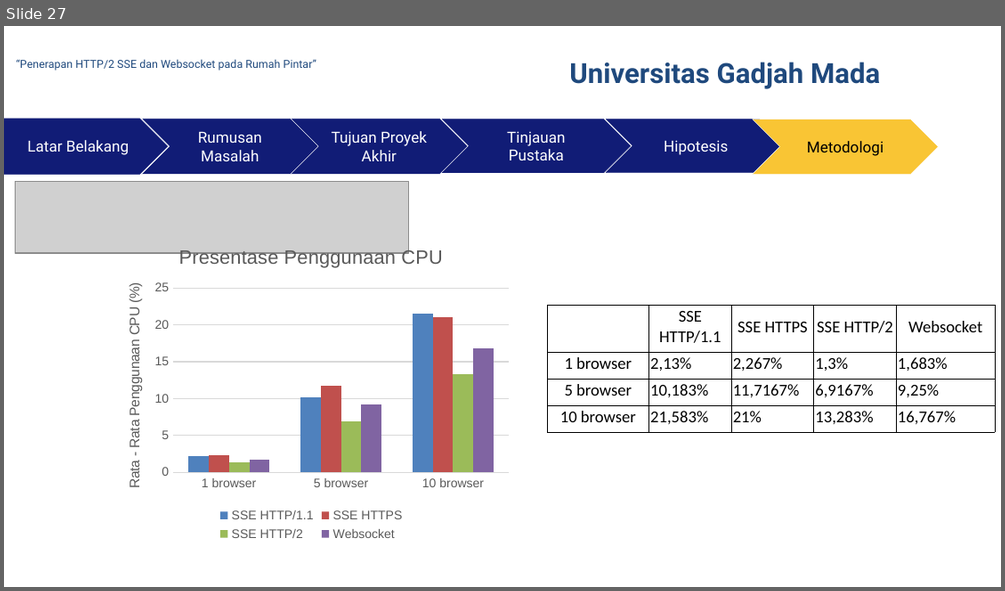
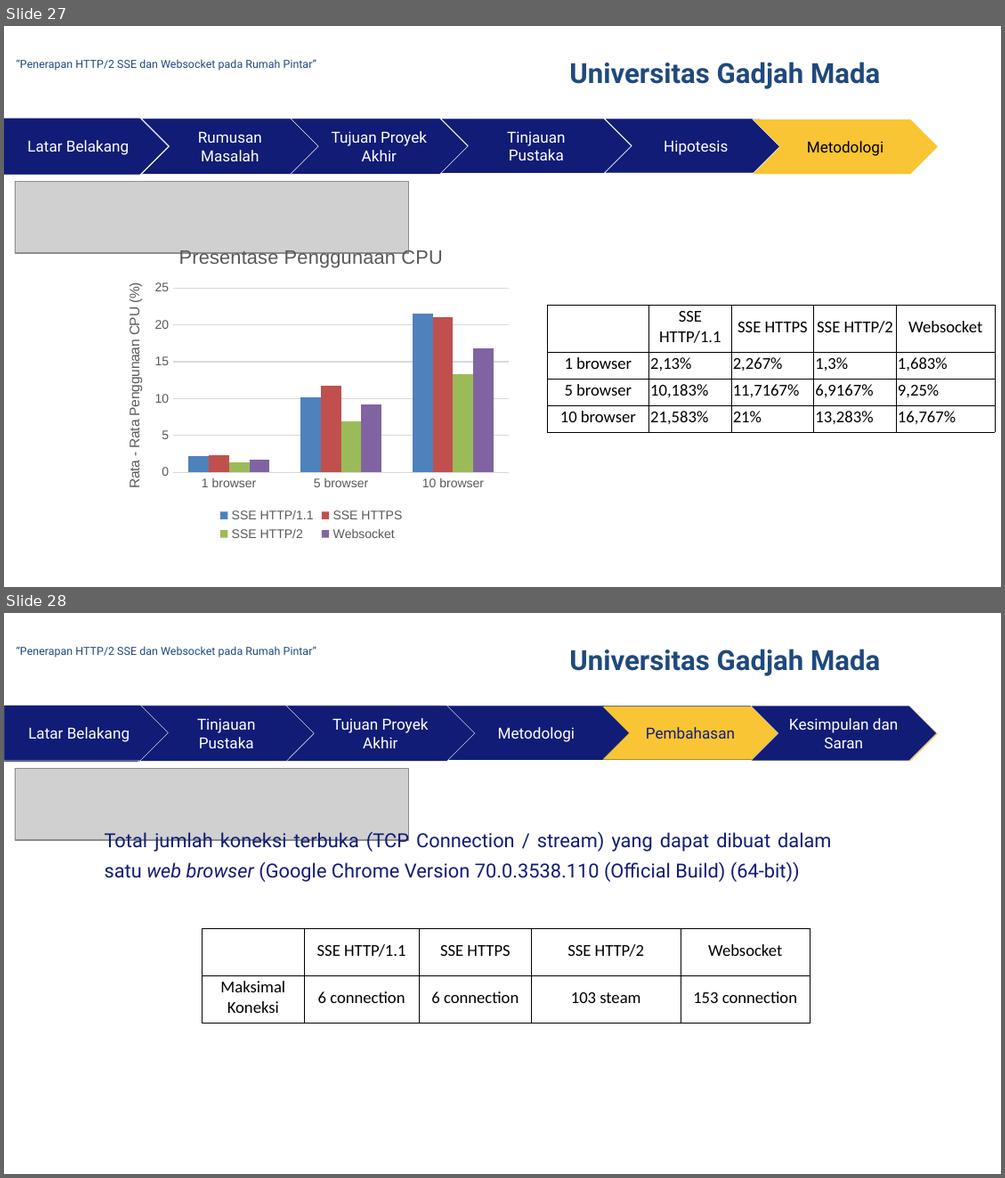
Before and after one commit to rusminto/ws_sse, a slide deck: berkas/ppt muham.pptx. Shown one above the other, each under a label of ours: slide 27 before the commit, slides 27 and 28 after it. The pictures are 1005x591 and 1005x1178 pixels, drawn with LibreOffice and Linux fonts; fonts in the diff are those of the drawing; grey boxes stand for pictures; background and template pictures are left out. Boxes give left, top, right and bottom in pixels: in the first picture for what was removed or moved away, otherwise in the second. Text is boxed around its words. In the diff, an @@ line names an element or a change of style, - is before the commit and + after.

```diff
--- a/berkas/ppt muham.pptx
+++ b/berkas/ppt muham.pptx
@@ slide 28 added at (4,613,1001,1174), background picture (left out) @@
@@ text added at (16,646,316,657), 8 pt, text #1F497D @@
+“Penerapan HTTP/2 SSE dan Websocket pada Rumah Pintar”
@@ text added at (569,649,880,676), 20 pt, text #1F497D, bold @@
+Universitas Gadjah Mada
@@ pentagon arrow added at (4,706,168,762), fill #111C76, outline #111C76 0.26 pt, 11 pt, text #FFFFFF @@
+Latar Belakang
@@ pentagon arrow added at (4,705,169,761), fill #111C76, outline #FFFFFF 0.26 pt, 11 pt, text #FFFFFF @@
+Latar Belakang
@@ chevron added at (138,706,315,762), fill #111C76, outline #FFFFFF 0.26 pt, 11 pt, text #FFFFFF @@
+Tinjauan Pustaka
@@ chevron added at (142,706,319,762), fill #111C76, outline #FFFFFF 0.26 pt, 11 pt, text #FFFFFF @@
+Rumusan Masalah
@@ chevron added at (286,706,475,762), fill #111C76, outline #FFFFFF 0.26 pt, 11 pt, text #FFFFFF @@
+Tujuan Proyek Akhir
@@ chevron added at (291,706,469,762), fill #111C76, outline #FFFFFF 0.26 pt, 11 pt, text #FFFFFF @@
+Tujuan Proyek Akhir
@@ chevron added at (442,706,630,760), fill #111C76, outline #111C76 0.26 pt, 11 pt, text #FFFFFF @@
+Metodologi
@@ chevron added at (602,706,778,760), fill #F9C534, outline #111C76 0.26 pt, 11 pt, text #111C76 @@
+Pembahasan
@@ chevron added at (751,706,936,761), fill #111C76, outline #FFFFFF 0.26 pt, 11 pt, text #FFFFFF @@
+Kesimpulan dan Saran
@@ chevron added at (752,706,938,761), fill #F9C534, outline #FFFFFF 0.26 pt, 11 pt, text #000000 @@
+Metodologi
@@ picture added at (15,769,408,840) @@
@@ text added at (105,829,831,882), 14 pt, text #111C76 @@
+Total jumlah koneksi terbuka (TCP Connection / stream) yang dapat dibuat dalam satu web browser (Google Chrome Version 70.0.3538.110 (Official Build) (64-bit))
@@ table added at (202,928,809,1022), 2 rows, 5 columns @@
+ | SSE HTTP/1.1 | SSE HTTPS | SSE HTTP/2 | Websocket
+Maksimal Koneksi | 6 connection | 6 connection | 103 steam | 153 connection
```
Also in this commit, not shown: 3 other files.
